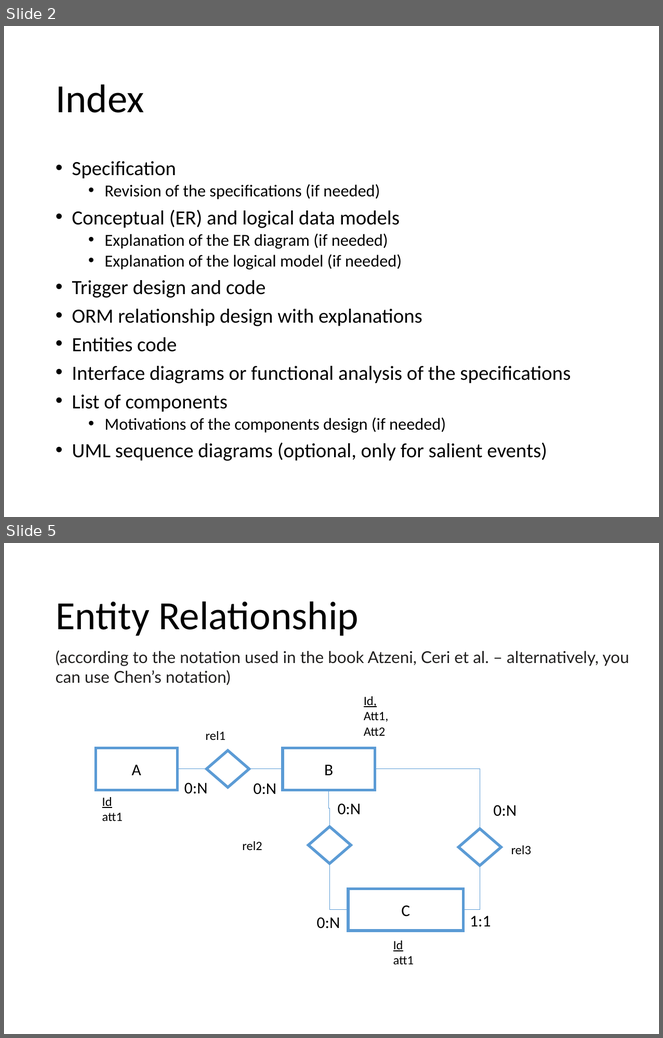
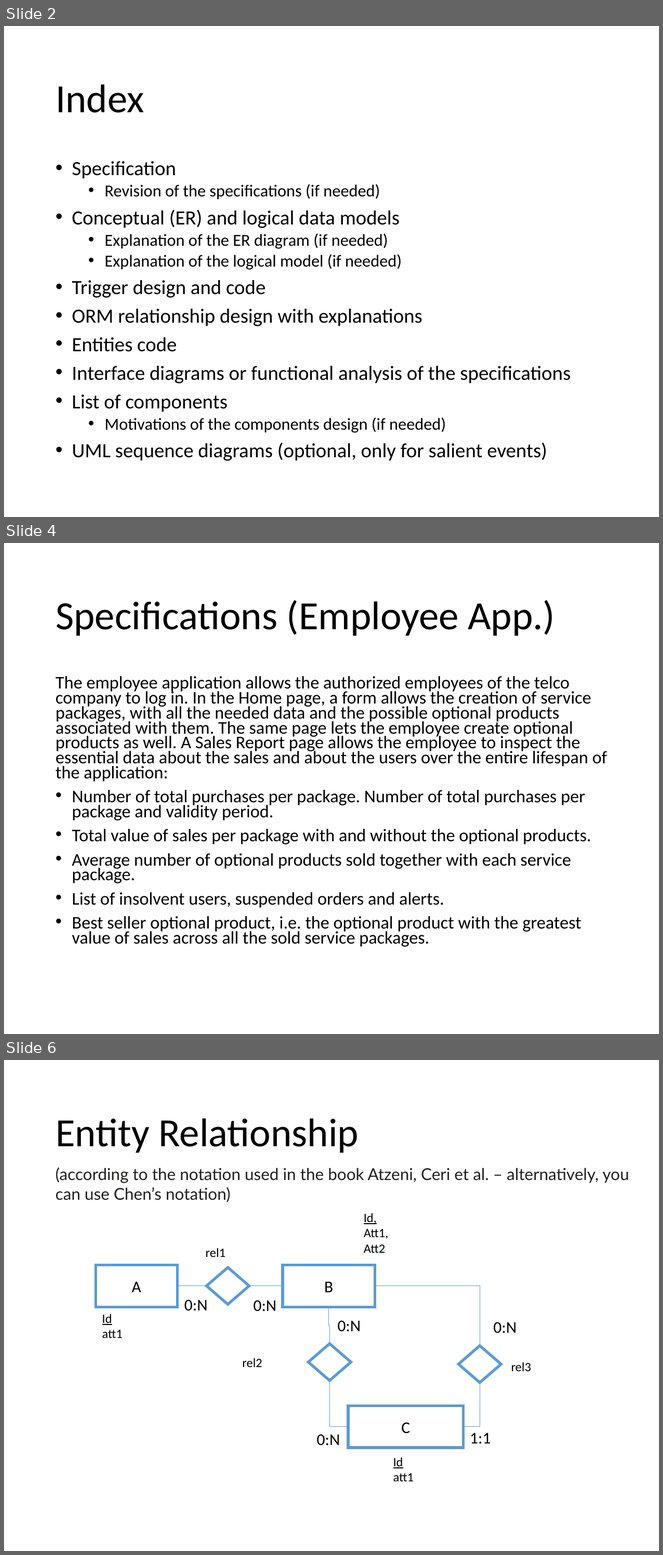
Before and after one commit to andrearestelli/db2-project, a slide deck: docs/documentation.pptx. Shown one above the other, each under a label of ours: slides 2 and 5 before the commit, slides 2, 4 and 6 after it; the slides between them are not shown. The pictures are 663x1038 and 663x1555 pixels, drawn with LibreOffice and Linux fonts; fonts in the diff are those of the drawing. Boxes give left, top, right and bottom in pixels: in the first picture for what was removed or moved away, otherwise in the second. Text is boxed around its words. In the diff, an @@ line names an element or a change of style, - is before the commit and + after.

```diff
--- a/docs/documentation.pptx
+++ b/docs/documentation.pptx
@@ slide 4 added at [4, 543, 659, 1034], background #FFFFFF @@
@@ title added at [55, 600, 555, 636], 44 pt, text #000000 @@
+Specifications (Employee App.)
@@ text added at [55, 676, 607, 947], 19.6 pt, text #000000 @@
+The employee application allows the authorized employees of the telco company to log in. In the Home page, a form allows the creation of service packages, with all the needed data and the possible optional products associated with them. The same page lets the employee create optional products as well. A Sales Report page allows the employee to inspect the essential data about the sales and about the users over the entire lifespan of the application:
+• Number of total purchases per package. Number of total purchases per package and validity period.
+• Total value of sales per package with and without the optional products.
+• Average number of optional products sold together with each service package.
+• List of insolvent users, suspended orders and alerts.
+• Best seller optional product, i.e. the optional product with the greatest value of sales across all the sold service packages.
@@ what was slide 5 is now slide 6 @@
```
Also in this commit, not shown: 3 slides changed, 8 other slides added, 1 slide removed.
